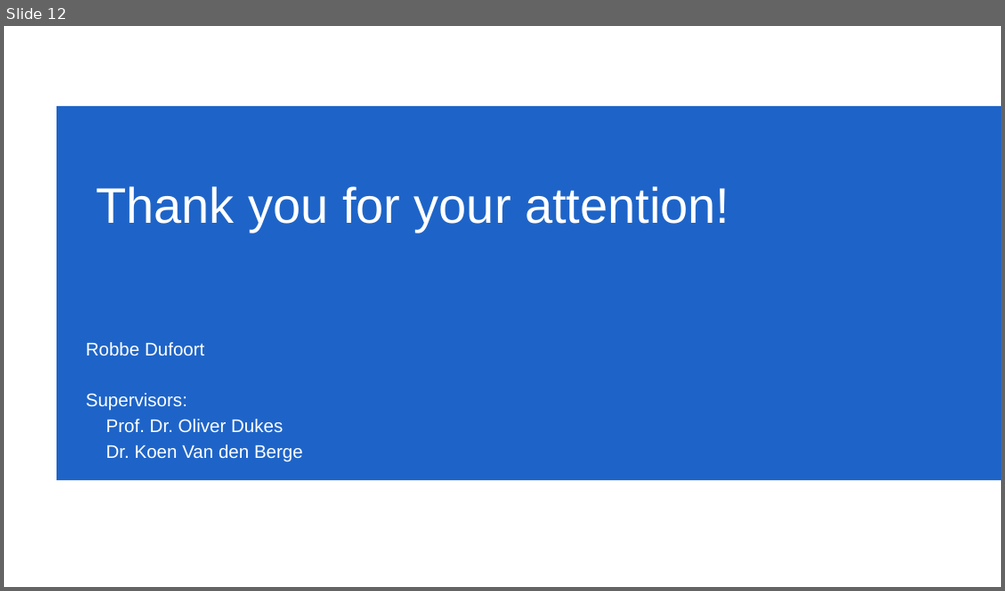
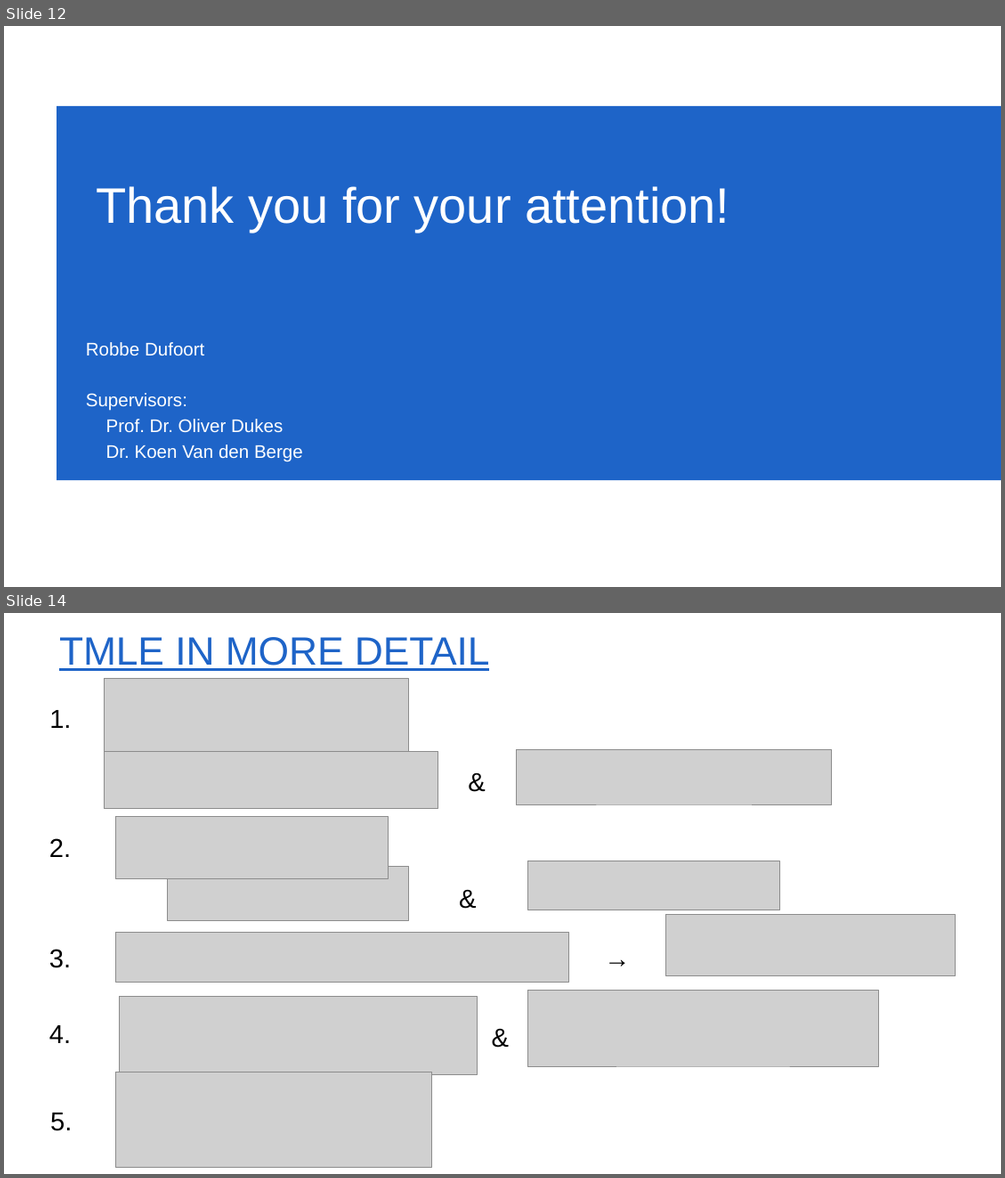
Before and after one commit to RobbeDufoort/thesis_defence_summary, a slide deck: thesis_defense.pptx. Shown one above the other, each under a label of ours: slide 12 before the commit, slides 12 and 14 after it; the slides between them are not shown. The pictures are 1005x591 and 1005x1178 pixels, drawn with LibreOffice and Linux fonts; fonts in the diff are those of the drawing; grey boxes stand for pictures; background and template pictures are left out. Boxes give left, top, right and bottom in pixels: in the first picture for what was removed or moved away, otherwise in the second. Text is boxed around its words. In the diff, an @@ line names an element or a change of style, - is before the commit and + after.

```diff
--- a/thesis_defense.pptx
+++ b/thesis_defense.pptx
@@ slide 14 added at bbox=[4, 613, 1001, 1174], background #FFFFFF @@
@@ title added at bbox=[59, 637, 490, 671], 38 pt, text #1E64C8, underline @@
+TMLE IN MORE DETAIL
@@ picture added at bbox=[105, 678, 409, 752] @@
@@ text added at bbox=[49, 710, 71, 728], 25 pt, text #000000 @@
+1.
@@ picture added at bbox=[105, 751, 437, 808] @@
@@ text added at bbox=[461, 755, 494, 798], 25 pt, text #000000 @@
+&
@@ picture added at bbox=[517, 749, 832, 804] @@
@@ picture added at bbox=[116, 817, 388, 878] @@
@@ text added at bbox=[49, 838, 71, 857], 25 pt, text #000000 @@
+2.
@@ picture added at bbox=[167, 867, 409, 921] @@
@@ text added at bbox=[452, 873, 485, 915], 25 pt, text #000000 @@
+&
@@ picture added at bbox=[527, 860, 779, 910] @@
@@ picture added at bbox=[116, 933, 569, 981] @@
@@ text added at bbox=[597, 932, 638, 973], 25 pt, text #000000 @@
+→
@@ picture added at bbox=[666, 915, 955, 976] @@
@@ text added at bbox=[49, 949, 71, 968], 25 pt, text #000000 @@
+3.
@@ picture added at bbox=[120, 997, 477, 1074] @@
@@ text added at bbox=[484, 1011, 517, 1053], 25 pt, text #000000 @@
+&
@@ picture added at bbox=[527, 989, 878, 1066] @@
@@ text added at bbox=[49, 1025, 71, 1043], 25 pt, text #000000 @@
+4.
@@ rounded rectangle added at bbox=[22, 1074, 154, 1169], fill #FFFFFF, outline #FFFFFF 2.5 pt @@
@@ picture added at bbox=[116, 1072, 432, 1167] @@
@@ text added at bbox=[50, 1112, 72, 1131], 25 pt, text #000000 @@
+5.
```
Also in this commit, not shown: 3 slides changed, 1 other slide added, 1 slide removed, 10 other files.
